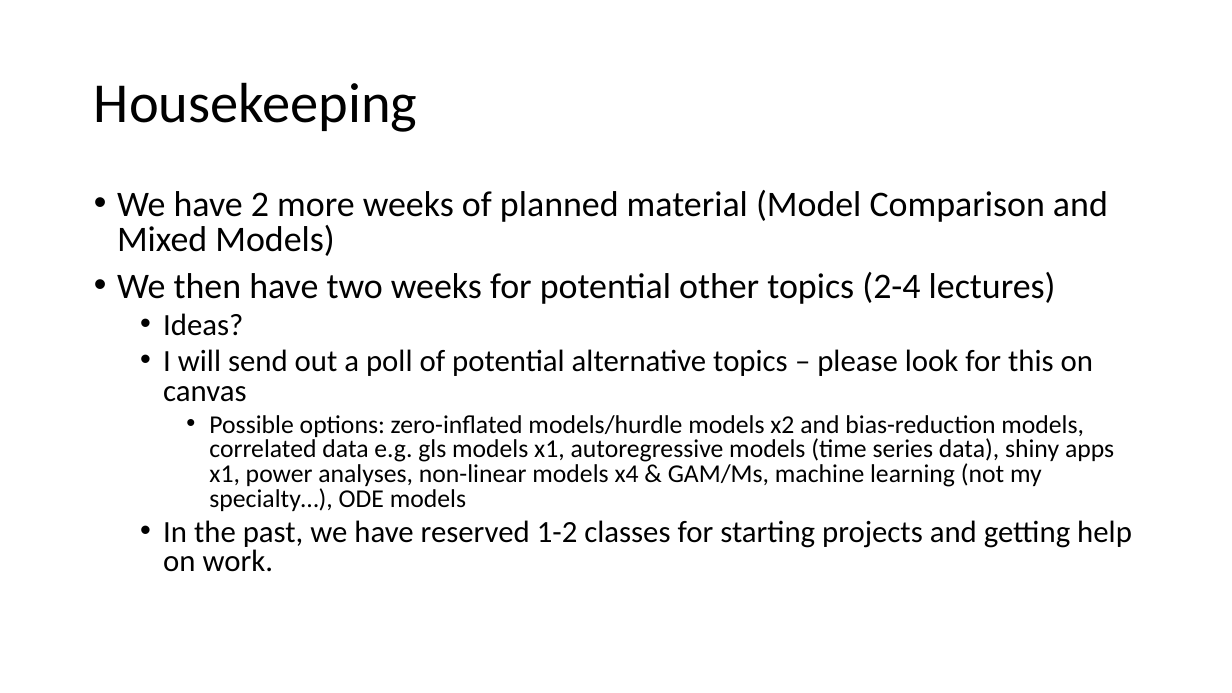
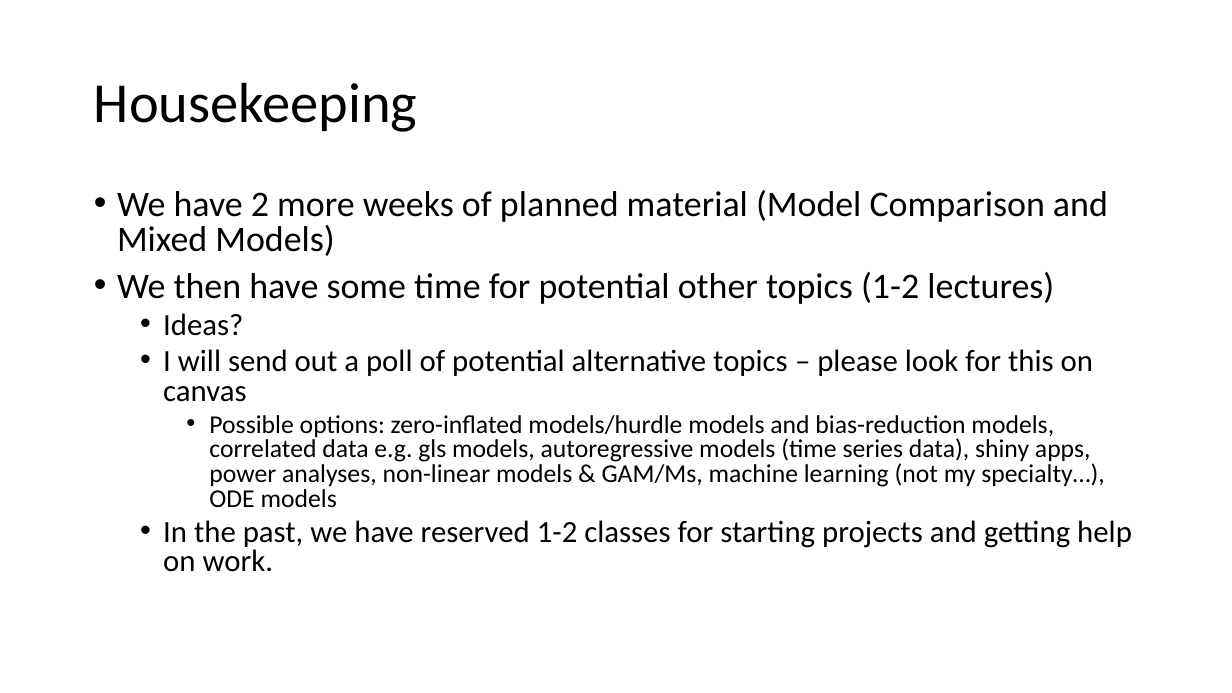
Before and after one commit to VTQuantMethodsEEB/klangwig, a slide deck: slide 2 of lectures/week_10_glms/le10_glms.pptx. Drawn at 1232x693 pixels with LibreOffice and Linux fonts; fonts in the diff are those of the drawing. Boxes give left, top, right and bottom in pixels: in the first picture for what was removed or moved away, otherwise in the second. Text is boxed around its words. In the diff, an @@ line names an element or a change of style, - is before the commit and + after.

```diff
--- a/lectures/week_10_glms/le10_glms.pptx
+++ b/lectures/week_10_glms/le10_glms.pptx
@@ text at bbox=[117, 272, 1054, 304]: text changed @@
-• We then have two weeks for potential other topics (2-4 lectures)
+• We then have some time for potential other topics (1-2 lectures)
@@ text at bbox=[209, 415, 1104, 508]: text changed @@
-    • Possible options: zero-inflated models/hurdle models x2 and bias-reduction models, correlated data e.g. gls models x1, autoregressive models (time series data), shiny apps x1, power analyses, non-linear models x4 & GAM/Ms, machine learning (not my specialty…), ODE models
+    • Possible options: zero-inflated models/hurdle models and bias-reduction models, correlated data e.g. gls models, autoregressive models (time series data), shiny apps, power analyses, non-linear models & GAM/Ms, machine learning (not my specialty…), ODE models
```
Also in this commit, not shown: 6 other slides changed, 5 other files.
